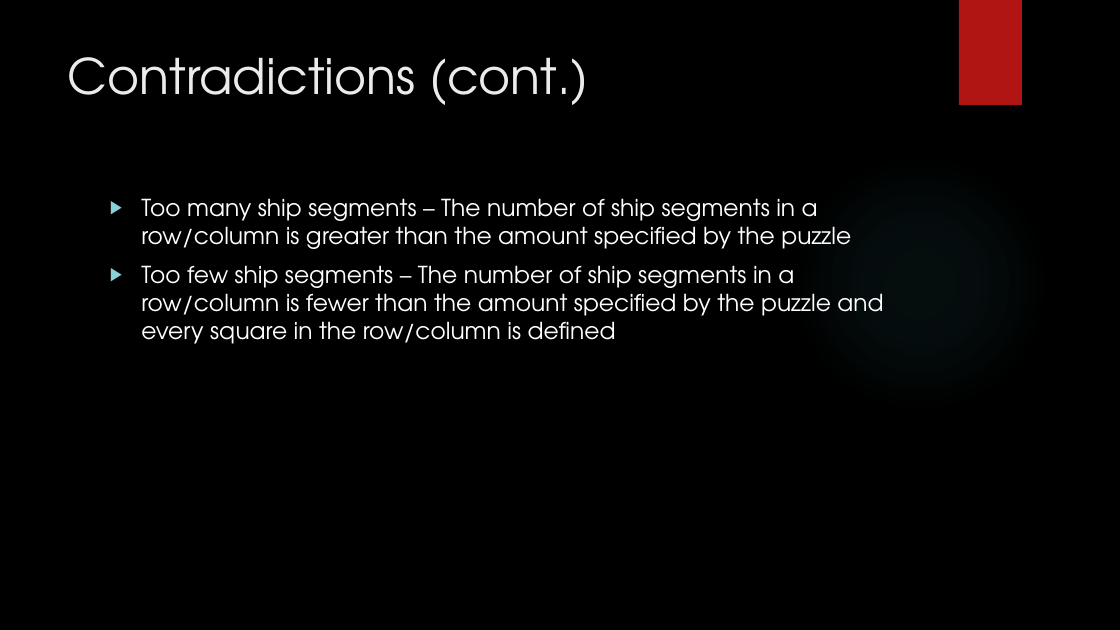
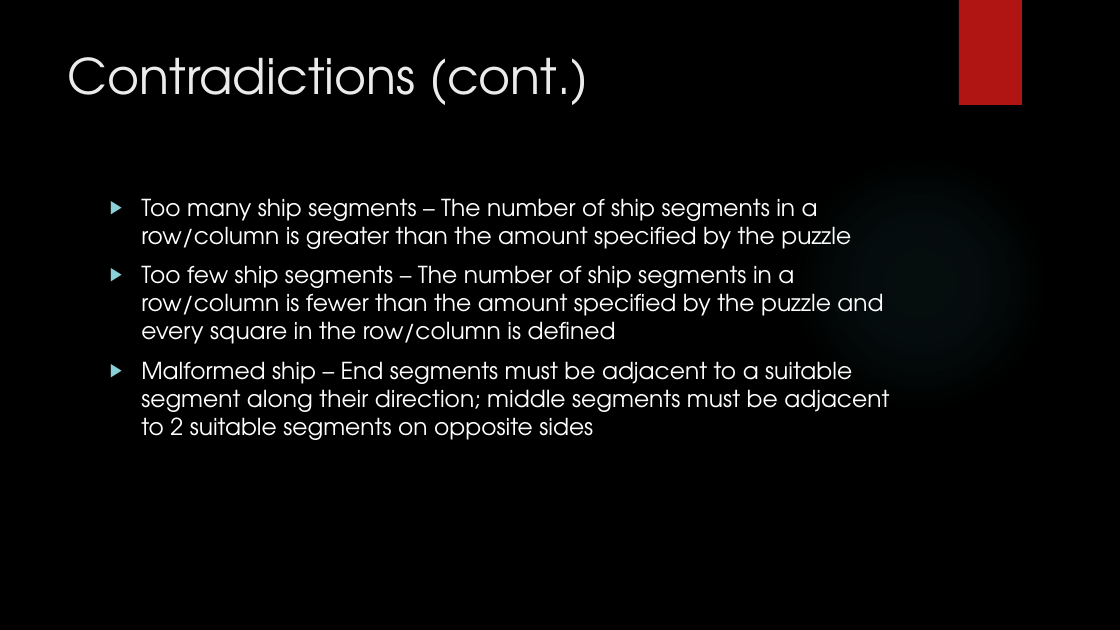
Before and after one commit to Bram28/LEGUP, a slide deck: slide 11 of misc/Rules/Battleship.pptx. Drawn at 1120x630 pixels with LibreOffice and Linux fonts; fonts in the diff are those of the drawing; background and template pictures are left out. Boxes give left, top, right and bottom in pixels: in the first picture for what was removed or moved away, otherwise in the second. Text is boxed around its words. In the diff, an @@ line names an element or a change of style, - is before the commit and + after.

Commit message:
Added malformed ship contradiction (wip), some refactoring

```diff
--- a/misc/Rules/Battleship.pptx
+++ b/misc/Rules/Battleship.pptx
@@ text at [141,361,889,440]: paragraph added @@
+▶ Malformed ship – End segments must be adjacent to a suitable segment along their direction; middle segments must be adjacent to 2 suitable segments on opposite sides
```
Also in this commit, not shown: 3 other files.
